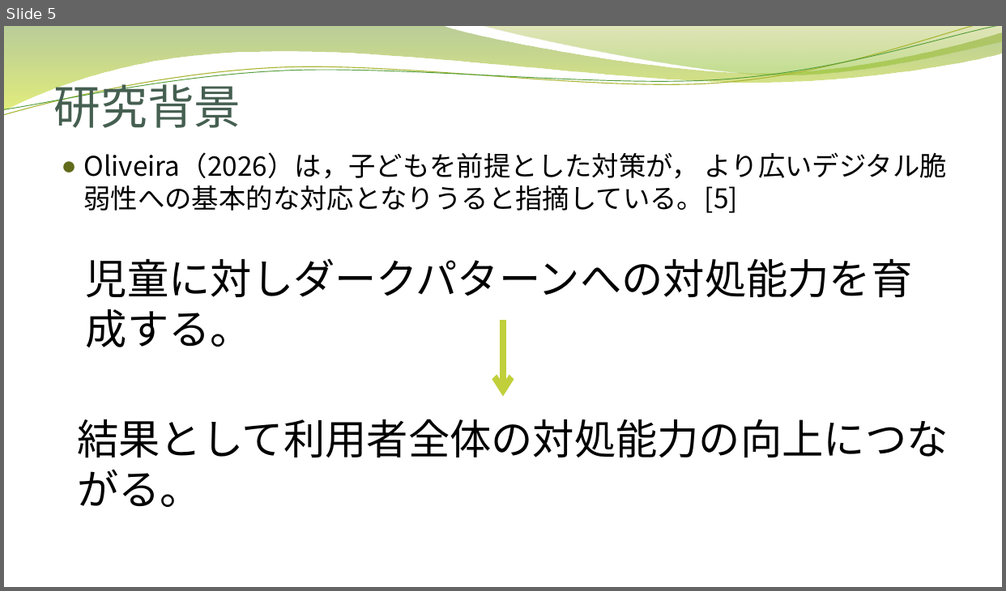
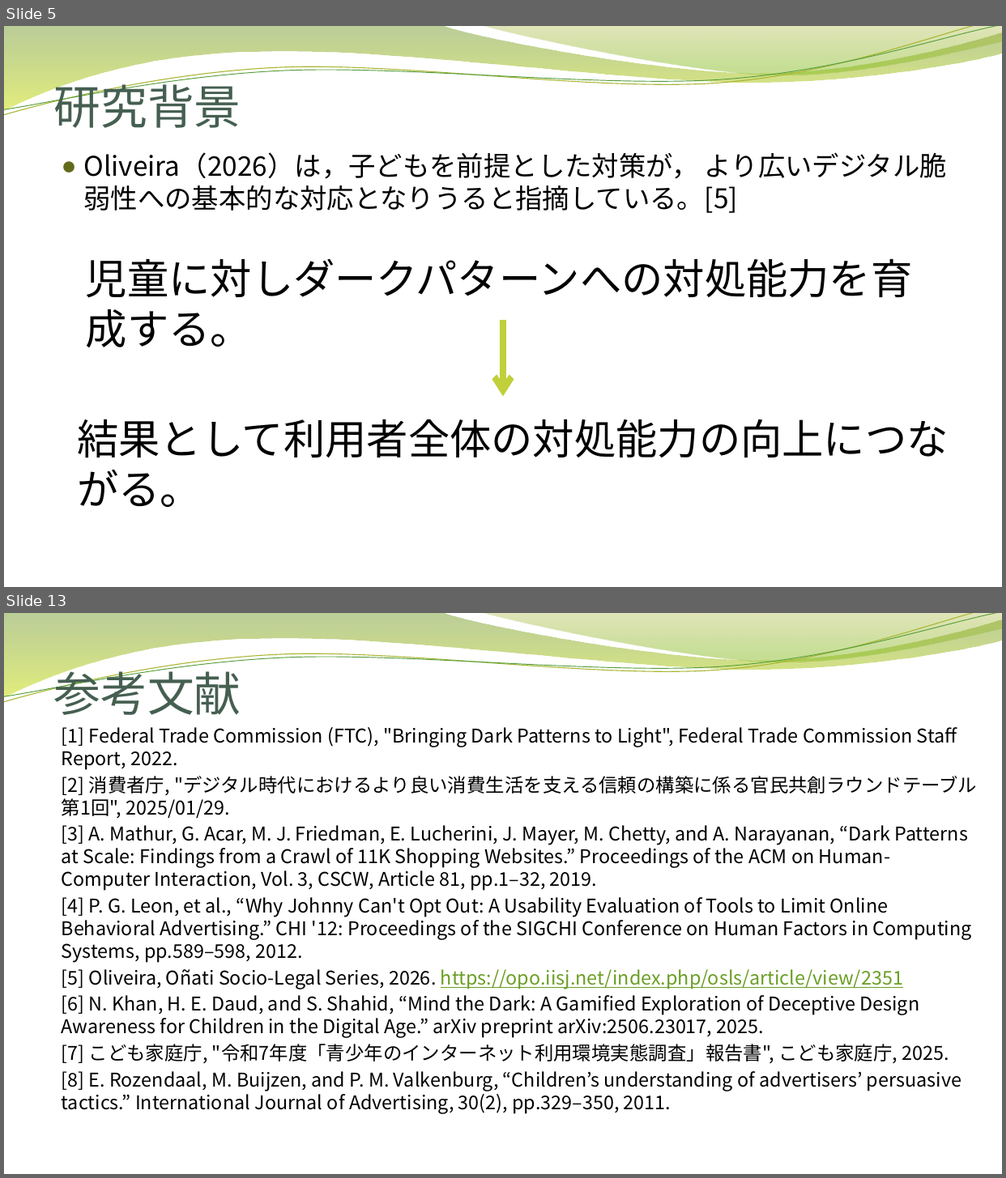
Before and after one commit to nishinekoma/graduate-school, a slide deck: 自身の研究/大学院での研究/修士論文進捗発表.pptx. Shown one above the other, each under a label of ours: slide 5 before the commit, slides 5 and 13 after it; the slides between them are not shown. The pictures are 1006x591 and 1006x1178 pixels, drawn with LibreOffice and Linux fonts; fonts in the diff are those of the drawing; background and template pictures are left out. Boxes give left, top, right and bottom in pixels: in the first picture for what was removed or moved away, otherwise in the second. Text is boxed around its words. In the diff, an @@ line names an element or a change of style, - is before the commit and + after.

```diff
--- a/自身の研究/大学院での研究/修士論文進捗発表.pptx
+++ b/自身の研究/大学院での研究/修士論文進捗発表.pptx
@@ slide 13 added at <box>4,613,1002,1174</box>, background picture (left out); not listed: 4 template elements that a slide beside it also shows @@
@@ title added at <box>54,663,241,715</box>, 45 pt, text #455F51 @@
+参考文献
@@ text added at <box>62,727,977,1114</box>, 18.2 pt, text #000000 @@
+[1] Federal Trade Commission (FTC), "Bringing Dark Patterns to Light", Federal Trade Commission Staff Report, 2022.
+[2] 消費者庁, "デジタル時代におけるより良い消費生活を支える信頼の構築に係る官民共創ラウンドテーブル 第1回", 2025/01/29.
+[3] A. Mathur, G. Acar, M. J. Friedman, E. Lucherini, J. Mayer, M. Chetty, and A. Narayanan, “Dark Patterns at Scale: Findings from a Crawl of 11K Shopping Websites.” Proceedings of the ACM on Human-Computer Interaction, Vol. 3, CSCW, Article 81, pp.1–32, 2019.
+[4] P. G. Leon, et al., “Why Johnny Can't Opt Out: A Usability Evaluation of Tools to Limit Online Behavioral Advertising.” CHI '12: Proceedings of the SIGCHI Conference on Human Factors in Computing Systems, pp.589–598, 2012.
+[5] Oliveira, Oñati Socio-Legal Series, 2026. https://opo.iisj.net/index.php/osls/article/view/2351
+[6] N. Khan, H. E. Daud, and S. Shahid, “Mind the Dark: A Gamified Exploration of Deceptive Design Awareness for Children in the Digital Age.” arXiv preprint arXiv:2506.23017, 2025.
+[7] こども家庭庁, "令和7年度「青少年のインターネット利用環境実態調査」報告書", こども家庭庁, 2025.
+[8] E. Rozendaal, M. Buijzen, and P. M. Valkenburg, “Children’s understanding of advertisers’ persuasive tactics.” International Journal of Advertising, 30(2), pp.329–350, 2011.
```
Also in this commit, not shown: 4 slides changed, 7 other slides added, 2 slides removed, 3 other files.
